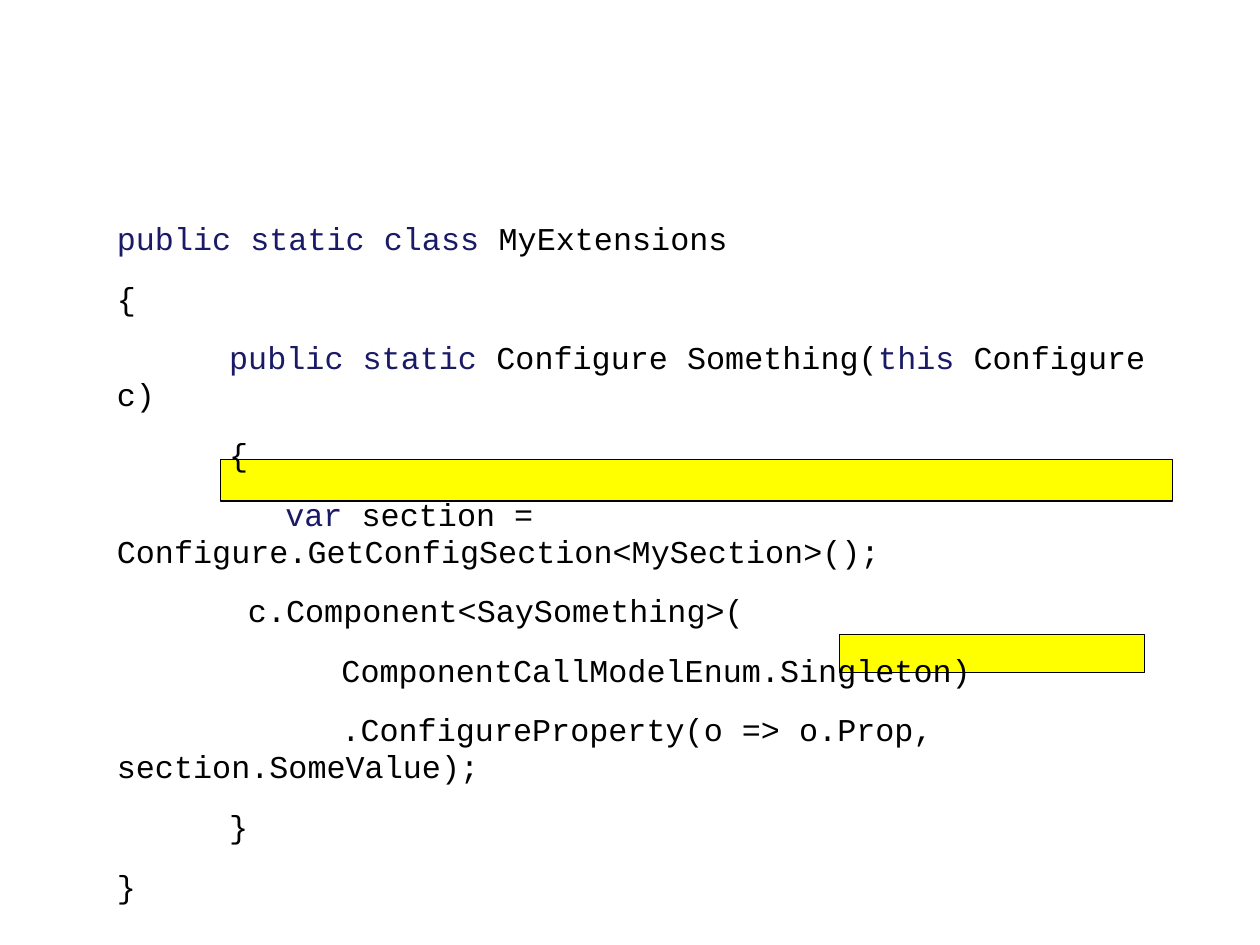
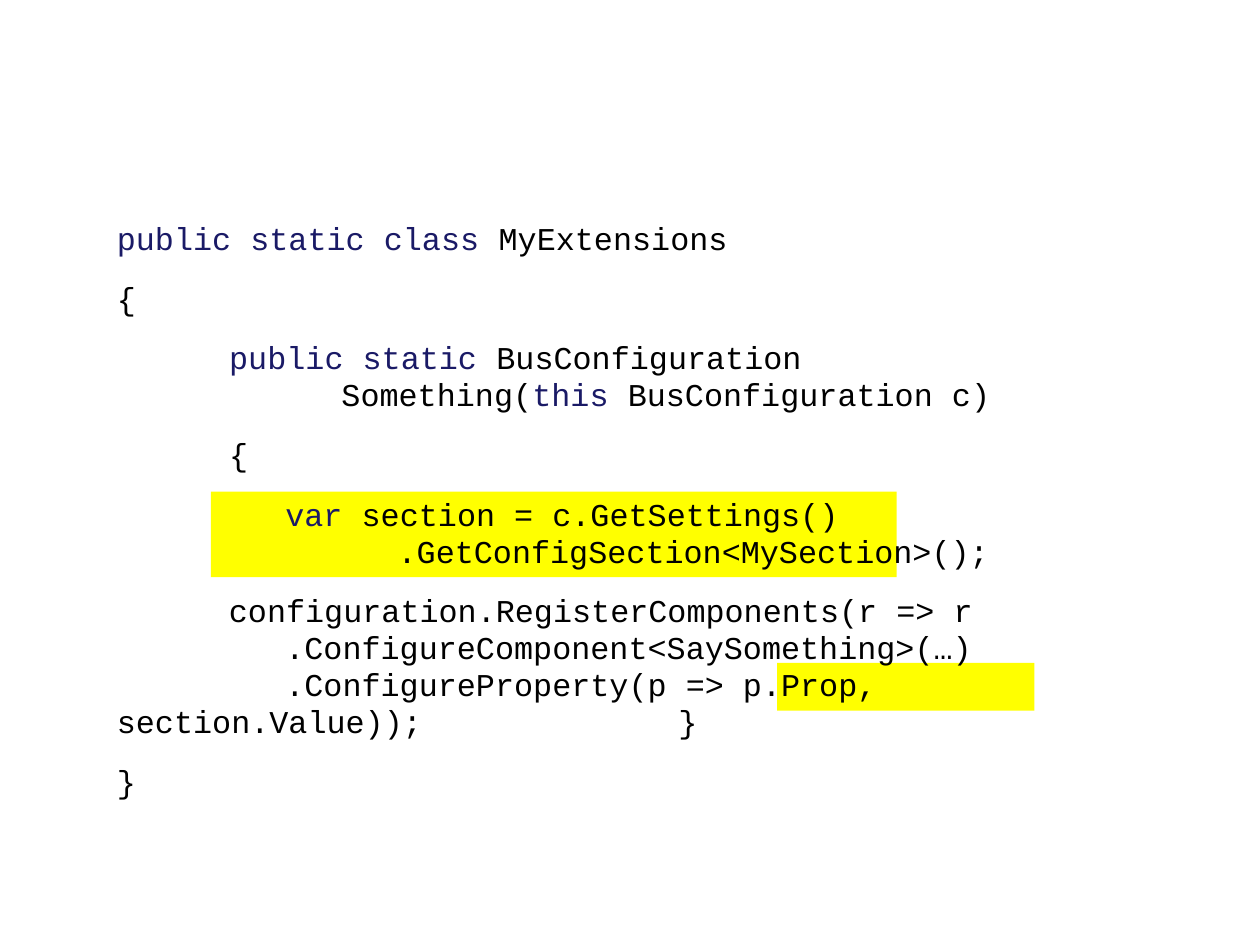
Before and after one commit to Particular/Course.Slides, a slide deck: slide 59 of EnterpriseDevelopmentWithNServiceBus.pptx. Drawn at 1260x945 pixels with LibreOffice and Linux fonts; fonts in the diff are those of the drawing; background and template pictures are left out. Boxes give left, top, right and bottom in pixels: in the first picture for what was removed or moved away, otherwise in the second. Text is boxed around its words. In the diff, an @@ line names an element or a change of style, - is before the commit and + after.

Commit message:
Extensionpoints changed to NSB v5, slides showing russian doll model

```diff
--- a/EnterpriseDevelopmentWithNServiceBus.pptx
+++ b/EnterpriseDevelopmentWithNServiceBus.pptx
@@ text at (x1=117, y1=227, x2=990, y2=740): paragraph removed @@
-}
@@ text at (x1=229, y1=346, x2=990, y2=413): text changed @@
-public static Configure Something(this Configure c)
+public static BusConfiguration
+Something(this BusConfiguration c)
@@ rectangle removed at (x1=221, y1=460, x2=1173, y2=501) @@
@@ text at (x1=117, y1=503, x2=989, y2=740): text changed @@
-var section = Configure.GetConfigSection<MySection>();
-c.Component<SaySomething>(
-ComponentCallModelEnum.Singleton)
-.ConfigureProperty(o => o.Prop, section.SomeValue);
+var section = c.GetSettings()
+.GetConfigSection<MySection>();
+configuration.RegisterComponents(r => r
+.ConfigureComponent<SaySomething>(…)
+.ConfigureProperty(p => p.Prop, section.Value)); }
@@ rectangle added at (x1=212, y1=492, x2=898, y2=577), fill #FFFF00 @@
@@ rectangle resized from (x1=840, y1=635, x2=1146, y2=672) to (x1=777, y1=663, x2=1035, y2=711) @@
@@ rectangle at (x1=777, y1=663, x2=1035, y2=711): outline #000000 0.75 pt to none @@
```
Also in this commit, not shown: 5 other slides changed, 3 slides added, 1 other file.
